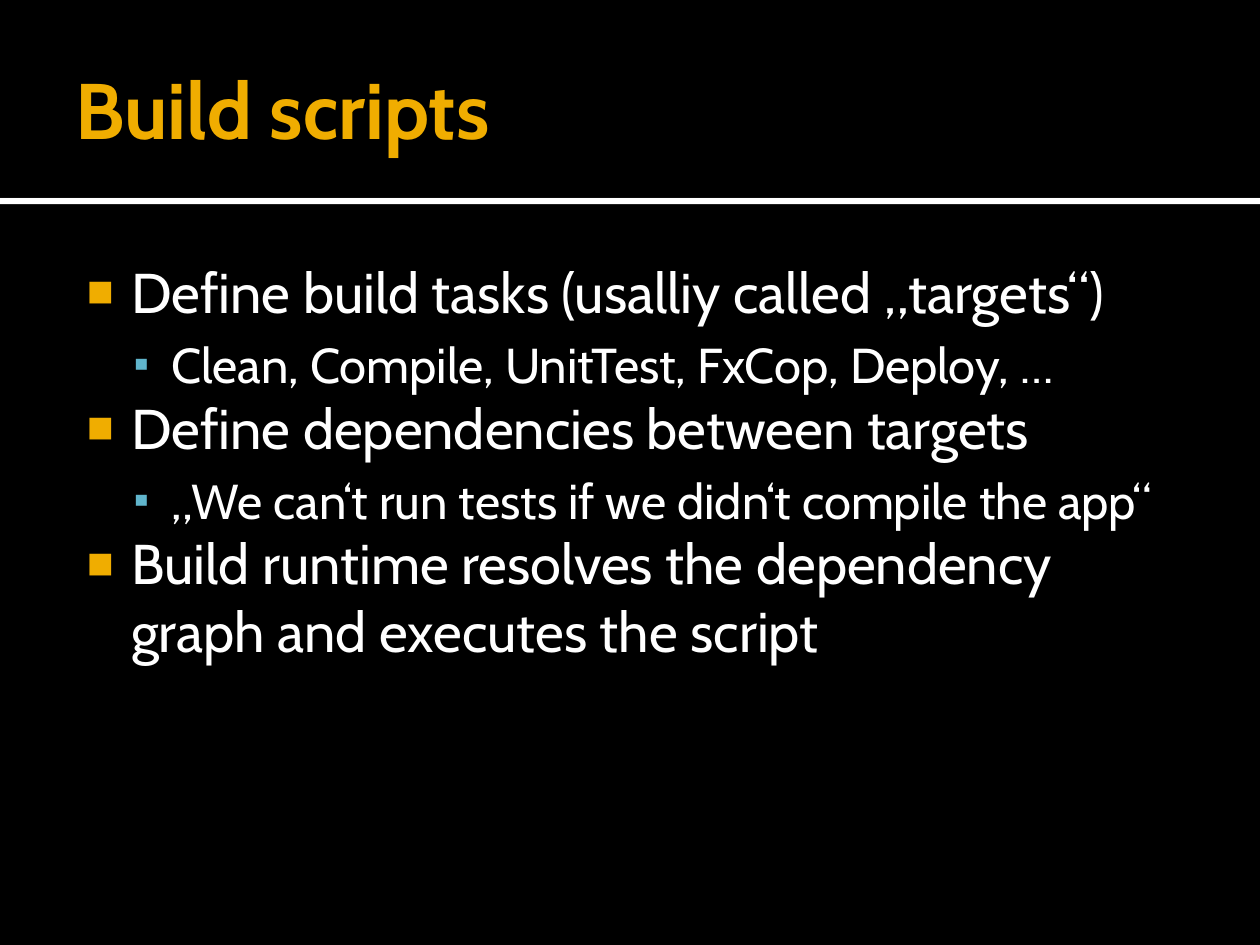
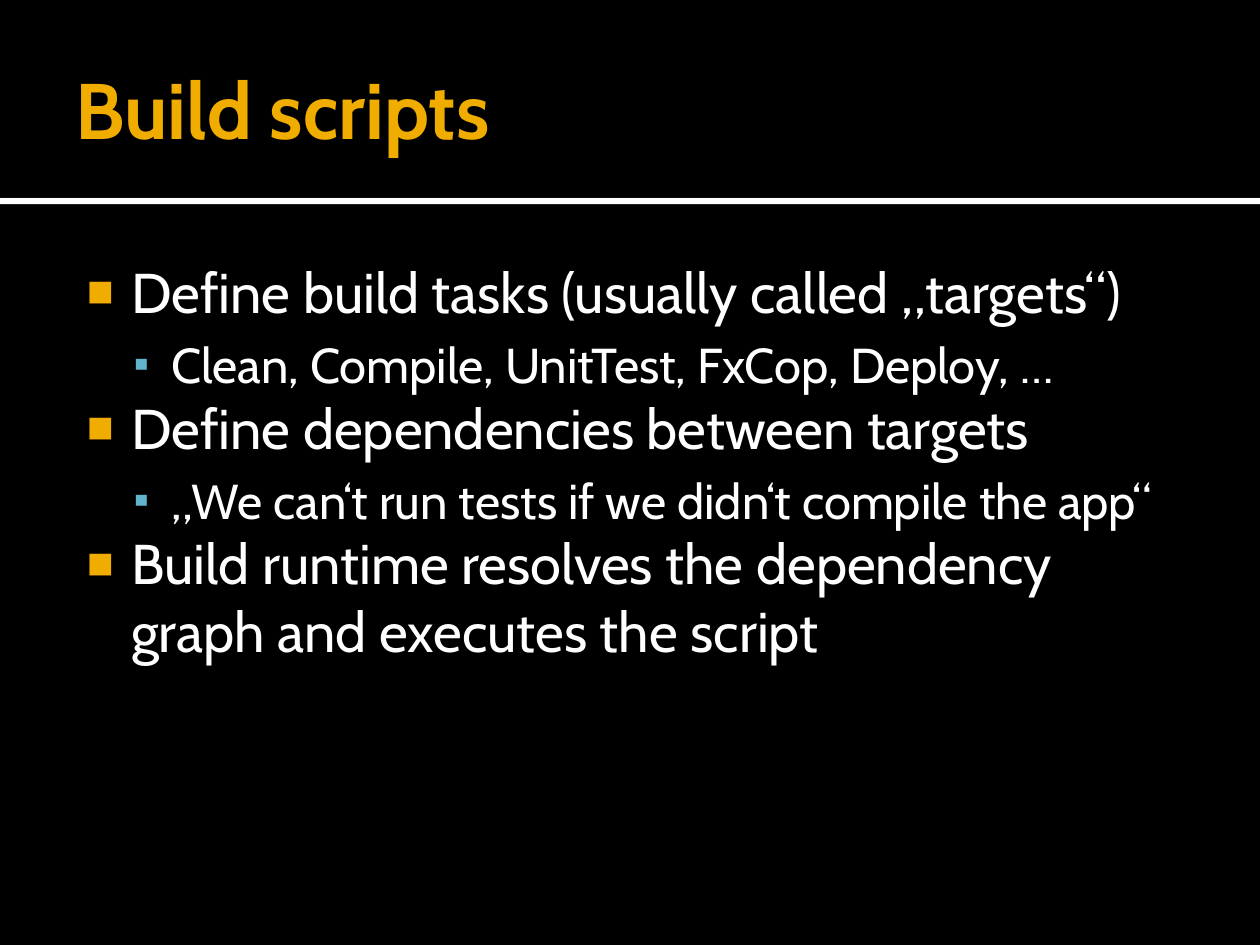
Before and after one commit to forki/TechEdTalk, a slide deck: slide 4 of Meeting.pptx. Drawn at 1260x945 pixels with LibreOffice and Linux fonts; fonts in the diff are those of the drawing. Boxes give left, top, right and bottom in pixels: in the first picture for what was removed or moved away, otherwise in the second. Text is boxed around its words. In the diff, an @@ line names an element or a change of style, - is before the commit and + after.

```diff
--- a/Meeting.pptx
+++ b/Meeting.pptx
@@ text at (131, 271, 1121, 325): text changed @@
-■ Define build tasks (usalliy called „targets“)
+■ Define build tasks (usually called „targets“)
```
Also in this commit, not shown: 8 other slides changed, 6 slides added.
